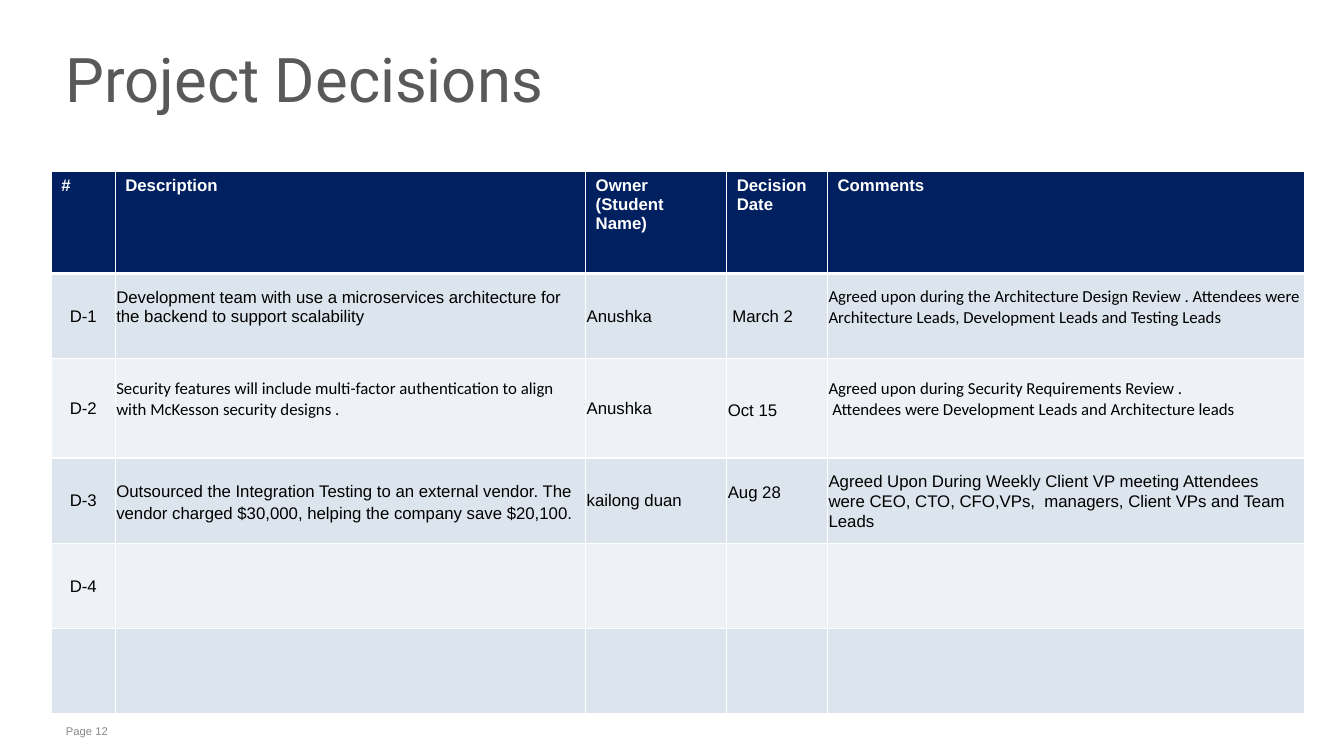
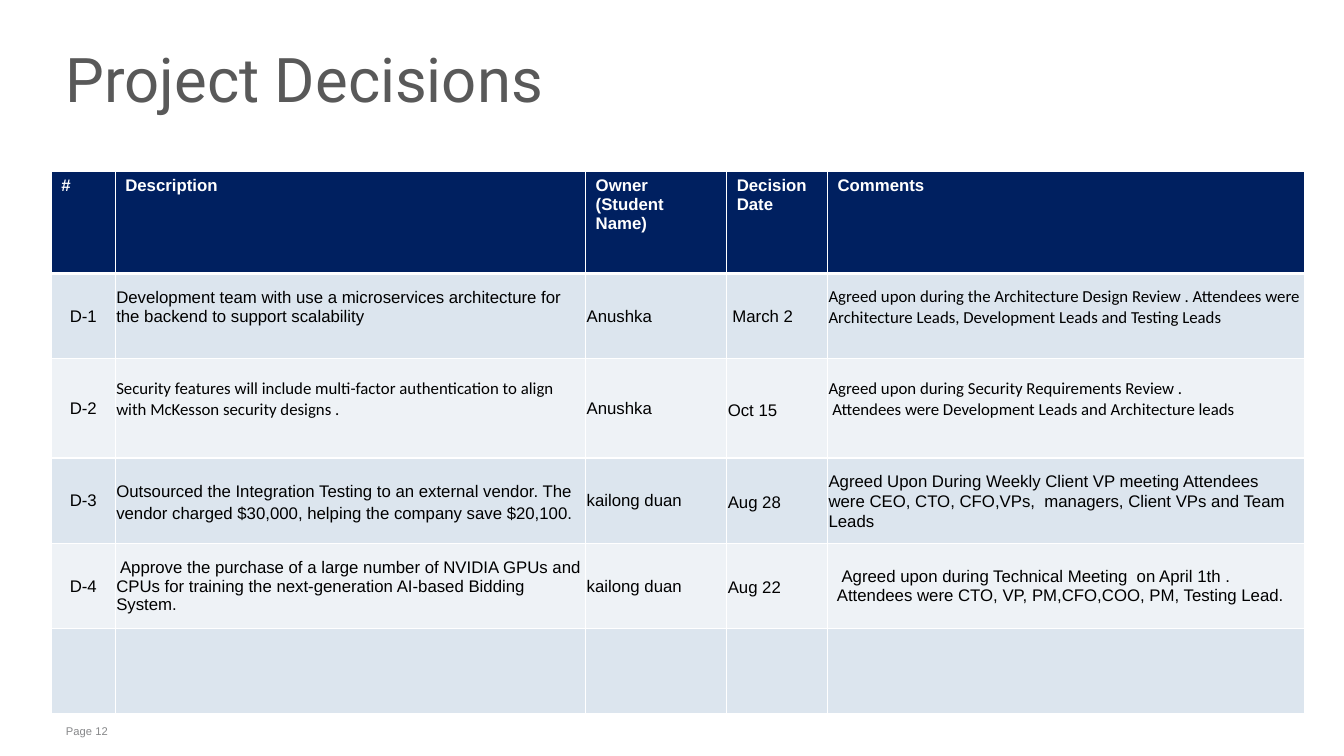
Before and after one commit to dkl520/cs7315_project, a slide deck: slide 12 of 3/group2 - proj3 (1).pptx. Drawn at 1344x756 pixels with LibreOffice and Linux fonts; fonts in the diff are those of the drawing. Boxes give left, top, right and bottom in pixels: in the first picture for what was removed or moved away, otherwise in the second. Text is boxed around its words. In the diff, an @@ line names an element or a change of style, - is before the commit and + after.

Commit message:
actions

```diff
--- a/3/group2 - proj3 (1).pptx
+++ b/3/group2 - proj3 (1).pptx
@@ table at [51,171,1305,714] @@
-row 5: D-4 |  |  |  | 
+row 5: D-4 | Approve the purchase of a large number of NVIDIA GPUs and CPUs for training the next-generation AI-based Bidding System. | kailong duan | Aug 22 | Agreed upon during Technical Meeting on April 1th . / Attendees were CTO, VP, PM,CFO,COO, PM, Testing Lead.
```
